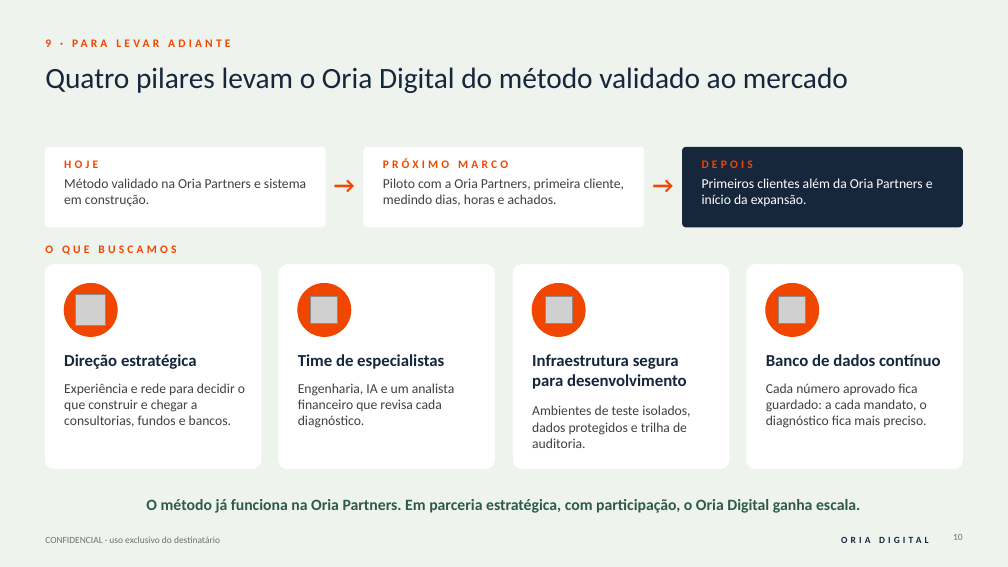
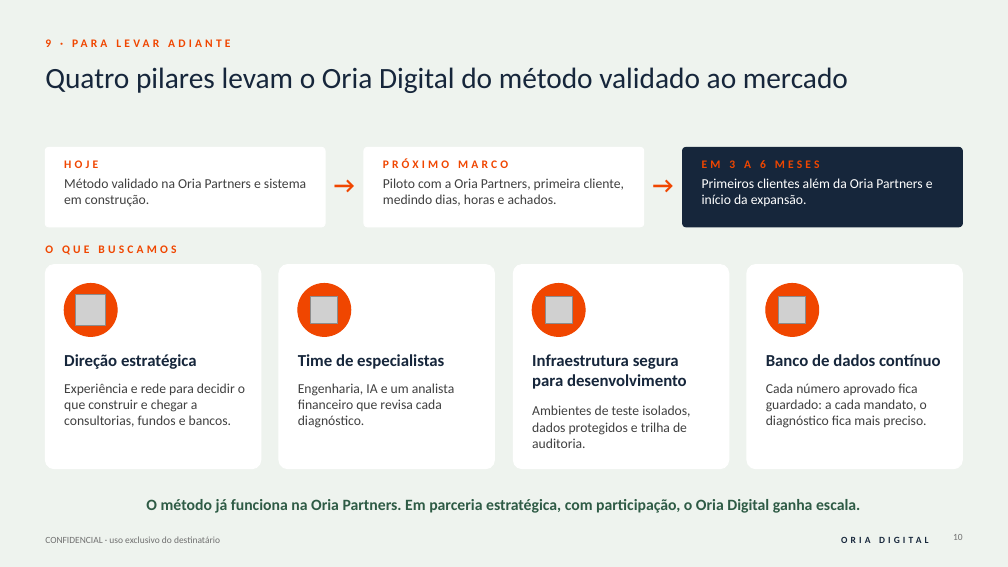
Before and after one commit to rodrigovaroto-wq/Oria-Digital, a slide deck: slide 10 of Apresentações/Business Plan Oria Digital/Business_Plan_Oria_Digital.pptx. Drawn at 1008x567 pixels with LibreOffice and Linux fonts; fonts in the diff are those of the drawing; grey boxes stand for pictures. Boxes give left, top, right and bottom in pixels: in the first picture for what was removed or moved away, otherwise in the second. Text is boxed around its words. In the diff, an @@ line names an element or a change of style, - is before the commit and + after.

```diff
--- a/Apresentações/Business Plan Oria Digital/Business_Plan_Oria_Digital.pptx
+++ b/Apresentações/Business Plan Oria Digital/Business_Plan_Oria_Digital.pptx
@@ text at [702, 160, 820, 168]: text changed @@
-DEPOIS
+EM 3 A 6 MESES
```
Also in this commit, not shown: 1 other slide changed, 5 other files.
